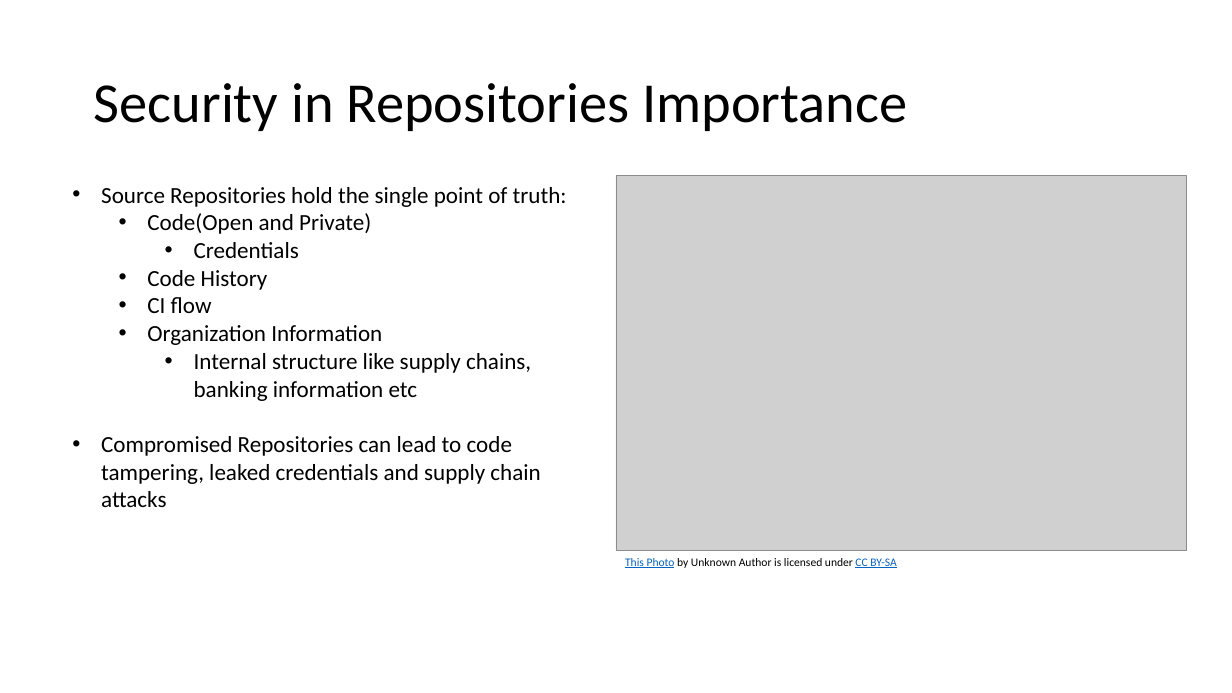
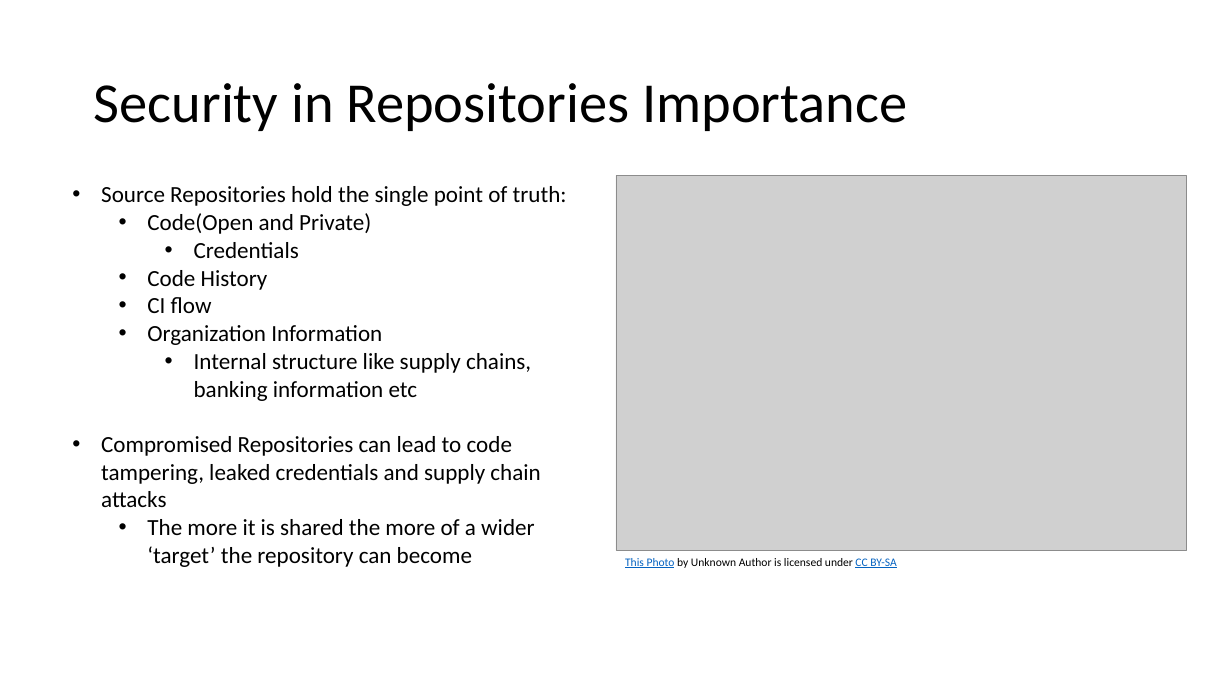
Before and after one commit to D-Faison/csd-380, a slide deck: slide 2 of module-11/Faison_11_SecuirtyControls.pptx. Drawn at 1232x693 pixels with LibreOffice and Linux fonts; fonts in the diff are those of the drawing; grey boxes stand for pictures. Boxes give left, top, right and bottom in pixels: in the first picture for what was removed or moved away, otherwise in the second. Text is boxed around its words. In the diff, an @@ line names an element or a change of style, - is before the commit and + after.

```diff
--- a/module-11/Faison_11_SecuirtyControls.pptx
+++ b/module-11/Faison_11_SecuirtyControls.pptx
@@ text at box(147, 519, 534, 567): paragraph added @@
+  • The more it is shared the more of a wider ‘target’ the repository can become
```
Also in this commit, not shown: 1 other slide changed, 6 slides added, 1 slide removed.
